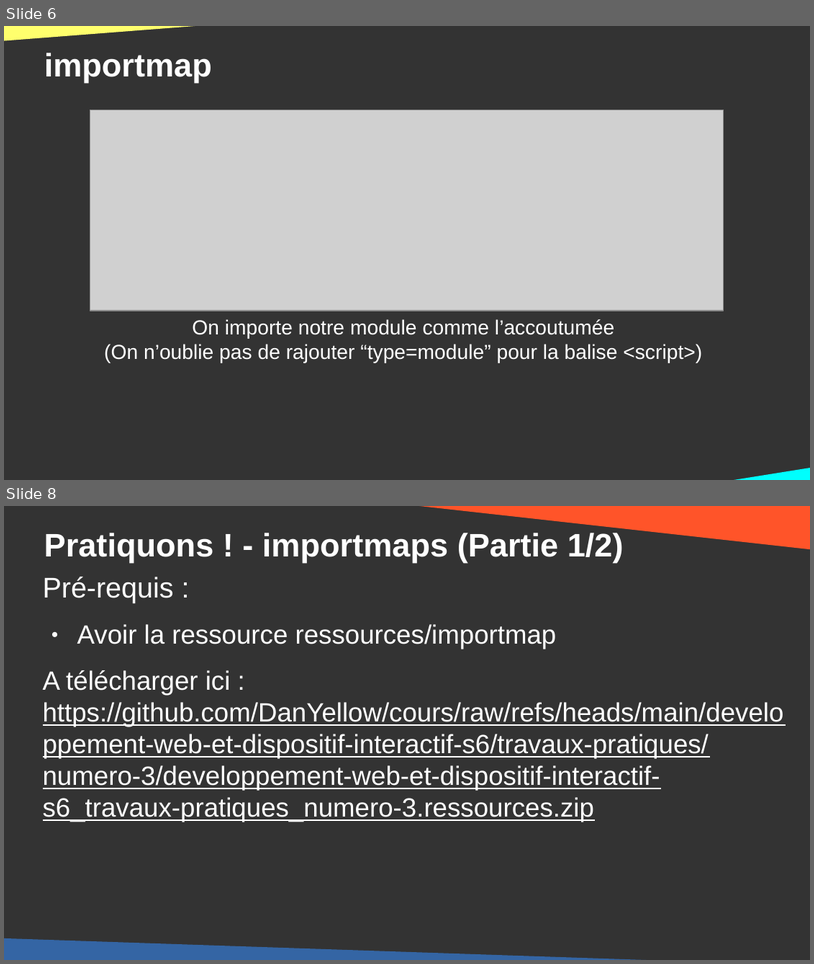
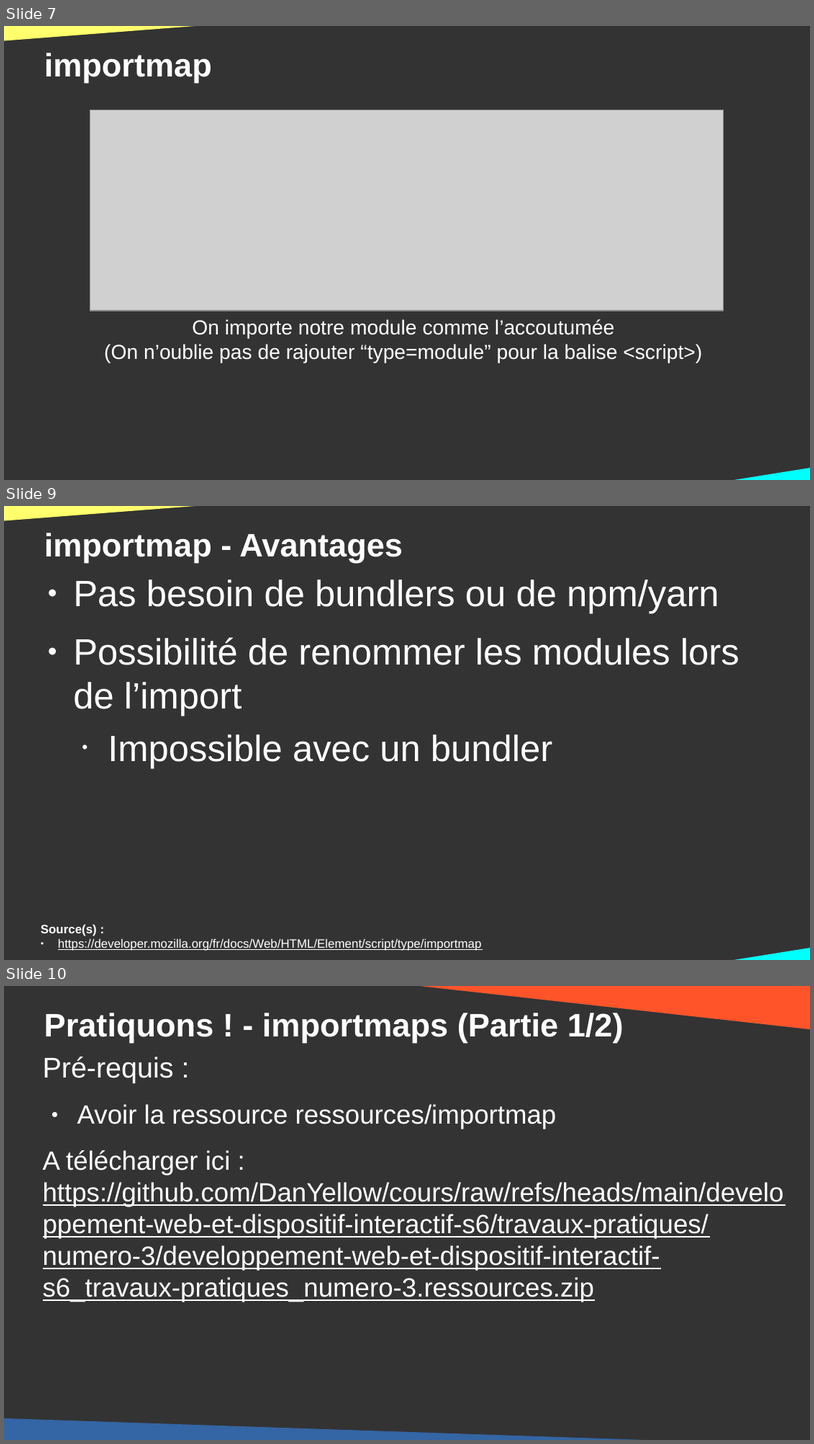
Before and after one commit to DanYellow/cours, a slide deck: developpement-web-et-dispositif-interactif-s6/travaux-pratiques/numero-3/presentation.odp. Shown one above the other, each under a label of ours: slides 6 and 8 before the commit, slides 7, 9 and 10 after it; the slides between them are not shown. The pictures are 814x964 and 814x1444 pixels, drawn with LibreOffice and Linux fonts; fonts in the diff are those of the drawing; grey boxes stand for pictures. Boxes give left, top, right and bottom in pixels: in the first picture for what was removed or moved away, otherwise in the second. Text is boxed around its words. In the diff, an @@ line names an element or a change of style, - is before the commit and + after.

```diff
--- a/developpement-web-et-dispositif-interactif-s6/travaux-pratiques/numero-3/presentation.odp
+++ b/developpement-web-et-dispositif-interactif-s6/travaux-pratiques/numero-3/presentation.odp
@@ slide 9 added at (4,506,810,960), background #333333 @@
@@ right triangle added at (4,506,286,523), fill #FFFF6D @@
@@ title added at (44,533,403,562), 32 pt, text #FFFFFF, bold @@
+importmap - Avantages
@@ text added at (73,579,740,769), 36 pt, text #FFFFFF @@
+● Pas besoin de bundlers ou de npm/yarn
+● Possibilité de renommer les modules lors de l’import
+  • Impossible avec un bundler
@@ text added at (41,924,482,950), 12 pt, text #FFFFFF, underline @@
+Source(s) :
+● https://developer.mozilla.org/fr/docs/Web/HTML/Element/script/type/importmap
@@ right triangle added at (689,921,810,960), fill #00FFFD @@
@@ what was slide 6 is now slide 7 @@
@@ what was slide 8 is now slide 10 @@
```
Also in this commit, not shown: 9 slides changed, 3 other slides added, 1 other file.
